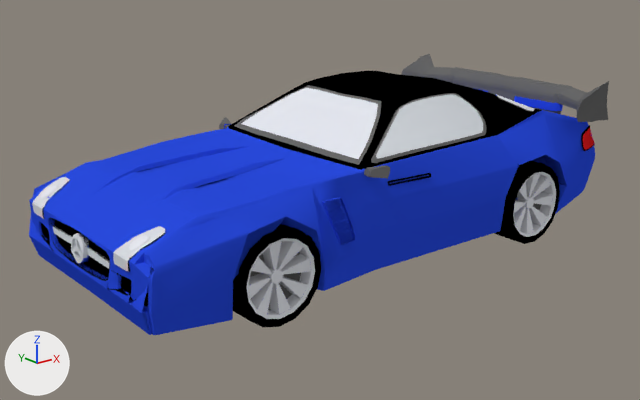
The Blender file assets/blender/car_blend_final.blend: old version first, new version second.
Camera for both pictures: a 50 mm camera at (-11.77, -14.0, 6.62) aimed at (-0.51, 0.08, 0.99). Arrows for +X, +Y and +Z are at lower left; the lights stay in place.

In view in the first picture: 'Body', 'Wheel_back', 'Wheel_front'.
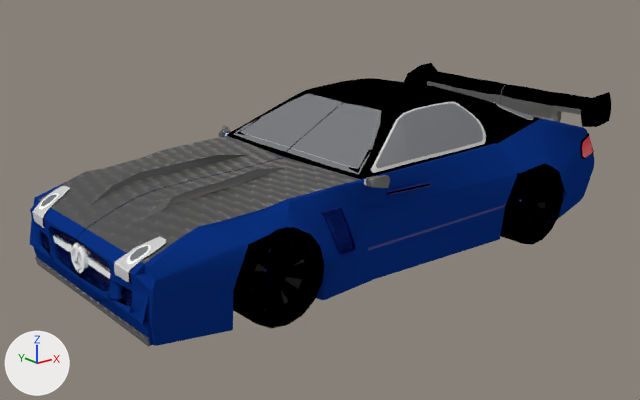
Where the change shows, as pixel boxes (x1, y1, x2, y2) in the pictures (640 x 400 px):
'Body', recoloured, surface changed, reshaped, moved
    before: (29, 54, 609, 335)
    after: (29, 63, 611, 347)
'Wheel_front', recoloured, moved, turned, rescaled
    before: (233, 224, 321, 327)
    after: (233, 227, 324, 328)
'Wheel_back', recoloured, moved, turned
    before: (494, 161, 560, 244)
    after: (500, 164, 563, 245)
part 1 of me_cube_001, rebuilt
    before: (29, 71, 595, 335)
    after: (29, 78, 594, 347)
part 2 of me_cube_001, deleted
    before: (32, 54, 609, 294)
part 3 of me_cube_001, built on
    before: (371, 93, 486, 163)
    after: (33, 63, 611, 305)
part 4 of me_cube_003, recoloured
    before: (513, 172, 556, 237)
    after: (517, 172, 560, 238)
part 5 of me_cube_003, recoloured
    before: (516, 191, 543, 210)
    after: (537, 203, 545, 221)
part 6 of me_cube_002, recoloured (grey to black)
    before: (247, 238, 315, 319)
    after: (250, 238, 318, 320)

The change, as a diff of the scene's bpy script:
```diff
--- a/assets/blender/car_blend_final.blend.py
+++ b/assets/blender/car_blend_final.blend.py
@@ mat_material_017 @@
 mat_material_017 = diffuse_material('Material.017')
-mat_material_017.base_color = (0.0225, 0.0691, 0.723)  # blue #294add
+mat_material_017.base_color = (0.00361, 0.032, 0.22)  # blue #0c3281
@@ mat_material_014 @@
 mat_material_014 = principled_material('Material.014')
-mat_material_014.base_color = (0.693, 0.728, 0.774)  # light grey #d9dee4
+mat_material_014.base_color = (0.97, 1.0, 1.0)  # white #fcffff
@@ mat_material_013 @@
 mat_material_013 = diffuse_material('Material.013')
-mat_material_013.base_color = (0.784, 0.801, 0.855)  # white #e5e7ee
+mat_material_013.base_color = (0.197, 0.201, 0.214)  # grey #7b7c7f
@@ mat_material_009 @@
 mat_material_009 = bpy.data.materials.new('Material.009')
-# nodes: BsdfDiffuse, OutputMaterial
-# colours: red #e71f22
+# nodes: BsdfPrincipled, OutputMaterial, TexImage
+# colours: black #292929
+# uses the picture img_carbon_fibre_jpg
@@ mat_wheel_background @@
+mat_wheel_background = diffuse_material('Wheel background')
+mat_wheel_background.base_color = (0.0188, 0.0188, 0.0188)  # black #252525
@@ me_cube_001 @@
 # used by ob_body; location = (-0.02, -0.01, 1.35); scale = (1.0, 2.4, 1.0)
-me_cube_001.from_pydata(...)  # 2301 vertices, 1418 faces, 41 loose edges; spans x -6.01..5.81, y -1.19..0.05, z -1.0..2.01
+me_cube_001.from_pydata(...)  # 2240 vertices, 3496 faces, 39 loose edges; spans x -6.04..5.78, y -1.19..0.0, z 0.15..3.17
+# me_cube_001 part 1: the loose piece of 707 vertices spanning x -5.99..5.68, y -1.19..0.05, z -1.0..2.01 is rebuilt with 715 vertices and now spans x -6.01..5.66, y -1.19..0.0, z 0.15..3.17
+# me_cube_001 part 2: 119 loose pieces with 1509 vertices, spanning x -6.01..5.81, y -1.16..0.0, z -0.5..1.93, are deleted
+# me_cube_001 part 3: 85 vertices removed from x -5.91..5.47, y -1.04..-0.3, z -0.49..1.91; 1525 vertices added at x -6.04..5.78, y -1.16..-0.01, z 0.67..3.07
 me_cube_001.materials.append(mat_material_017)
@@ me_cube_001 @@
 me_cube_001.materials.append(mat_material_013)
-me_cube_001.materials.append(mat_material_012)  # dark grey #686868
 me_cube_001.materials.append(mat_material_011)
@@ me_cube_001 @@
 me_cube_001.materials.append(mat_material_009)
+me_cube_001.materials.append(mat_headlights)  # light grey #cacaca
+me_cube_001.materials.append(mat_taillights)  # red #e70025
+me_cube_001.materials.append(mat_grill_black)  # dark blue #000372
@@ me_cube_003 @@
 me_cube_003.from_pydata(...)  # 304 vertices, 289 faces; spans x -0.88..0.88, y -1.19..-0.81, z -0.89..0.88
 # used by ob_wheel_back; location = (3.12, 0.11, 0.86); rotation_euler = (0.0, -25.66, 0.0), in degrees (0, 330, 0); scale = (1.0, 2.4, 1.0)
+# me_cube_003 part 4: 64 of the faces centred in x -0.67..0.67, y -1.18..-1.02, z -0.67..0.66 switch from mat_material_031 (white #e5e7ee) to mat_material_029 (black #000000)
+# me_cube_003 part 5: all 8 faces that had it switch from mat_material_032 (dark grey #686868) to mat_wheel_background (black #252525)
 me_cube_003.materials.append(mat_material_027)
@@ me_cube_002 @@
 me_cube_002.from_pydata(...)  # 1472 vertices, 1457 faces; spans x -0.86..0.87, y -1.13..-0.75, z -0.87..0.87
 # used by ob_wheel_front; location = (-3.58, -0.01, 0.86); rotation_euler = (0.0, -25.66, 0.0), in degrees (0, 330, 0); scale = (1.0, 2.4, 1.0)
+# me_cube_002 part 6: 68 of the faces centred in x -0.67..0.69, y -1.12..-0.94, z -0.68..0.68 switch from mat_material_022 (white #e5e7ee) to mat_material_024 (black #000000)
 me_cube_002.materials.append(mat_material_026)
@@ ob_body @@
 ob_body = bpy.data.objects.new('Body', me_cube_001)
-ob_body.location = (-0.02, -0.01, 1.35)
+ob_body.location = (0.0, 0.0, 0.0)
 ob_body.scale = (1.0, 2.4, 1.0)
@@ ob_wheel_back @@
 ob_wheel_back = bpy.data.objects.new('Wheel_back', me_cube_003)
-ob_wheel_back.location = (3.12, 0.11, 0.86)
-ob_wheel_back.rotation_euler = (0.0, -25.66, 0.0)  # degrees (0, 330, 0)
+ob_wheel_back.location = (3.12, 0.02, 0.86)
+ob_wheel_back.rotation_euler = (0.0, -26.61, 0.0)  # degrees (0, 275, 0)
 ob_wheel_back.scale = (1.0, 2.4, 1.0)
@@ ob_wheel_front @@
 ob_wheel_front = bpy.data.objects.new('Wheel_front', me_cube_002)
-ob_wheel_front.location = (-3.58, -0.01, 0.86)
-ob_wheel_front.rotation_euler = (0.0, -25.66, 0.0)  # degrees (0, 330, 0)
-ob_wheel_front.scale = (1.0, 2.4, 1.0)
+ob_wheel_front.location = (-3.52, -0.01, 0.86)
+ob_wheel_front.rotation_euler = (0.0, -23.83, 0.0)  # degrees (0, 75, 0)
+ob_wheel_front.scale = (1.01, 2.41, 1.01)
 _m = ob_wheel_front.modifiers.new('Mirror.001', 'MIRROR')
```
